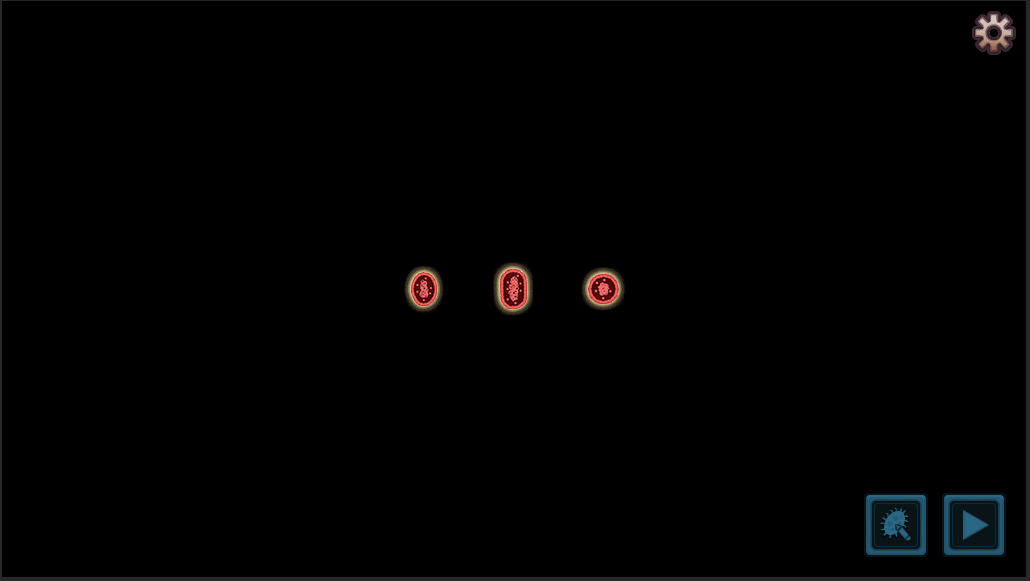
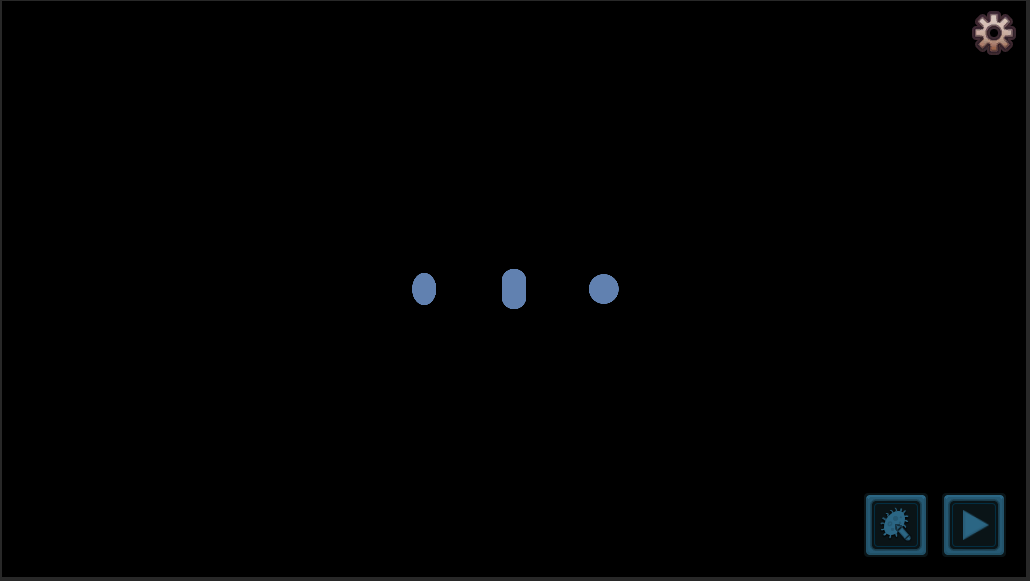
Layered file, before and after one edit (1030px x 581px). Changes by layer:
hid group "Group 1" (3 layers) over [411, 269, 619, 309]
